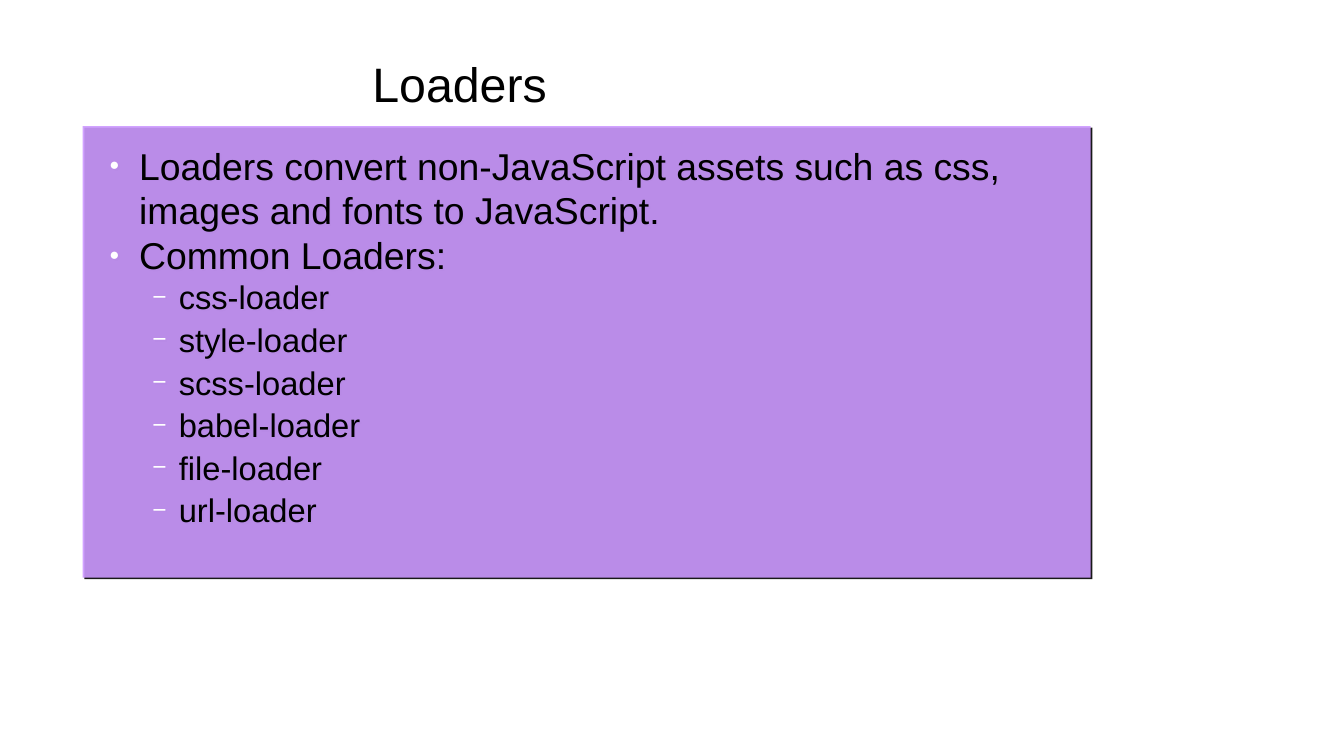
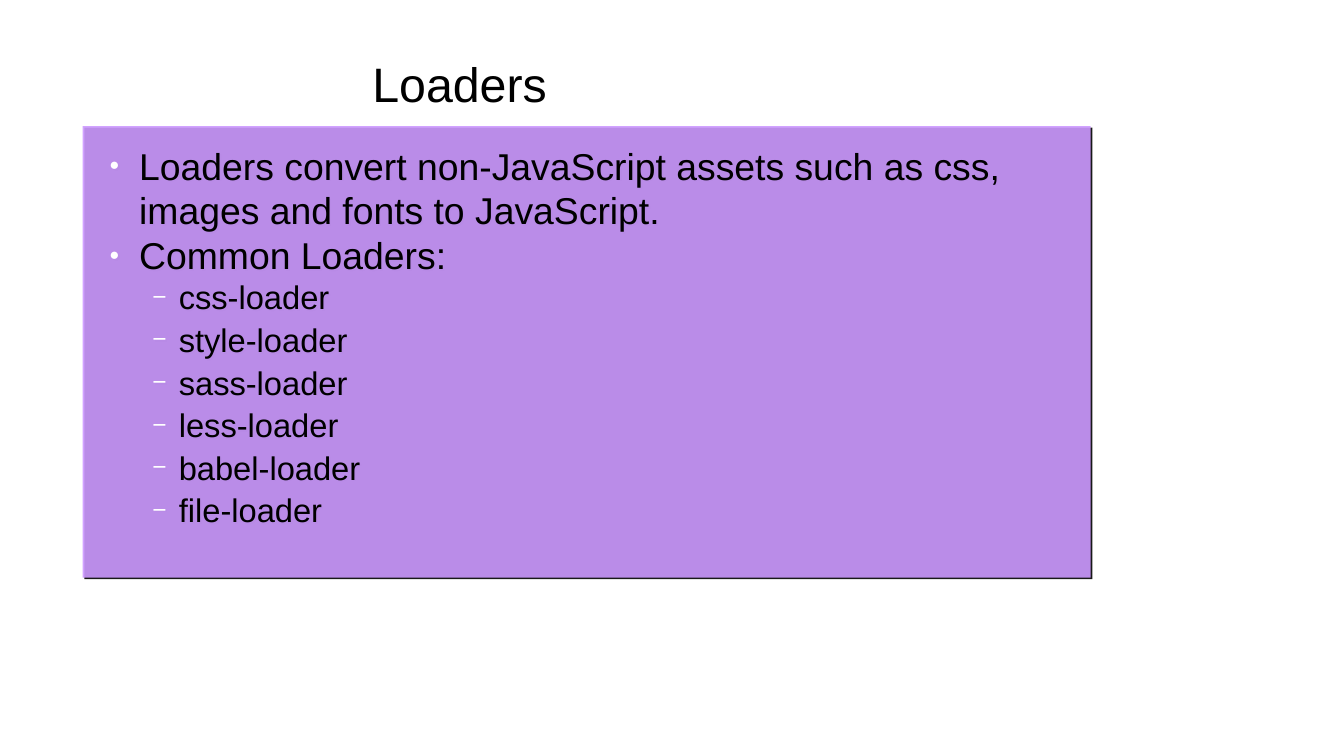
Before and after one commit to gharley/webpack-presi, a slide deck: slide 18 of webpack.odp (slide 7 before the commit). Drawn at 1344x756 pixels with LibreOffice and Linux fonts; fonts in the diff are those of the drawing; background and template pictures are left out. Boxes give left, top, right and bottom in pixels: in the first picture for what was removed or moved away, otherwise in the second. Text is boxed around its words. In the diff, an @@ line names an element or a change of style, - is before the commit and + after.

```diff
--- a/webpack.odp
+++ b/webpack.odp
@@ text at [179, 371, 348, 438]: text changed @@
-  − scss-loader
+  − sass-loader
+  − less-loader
@@ text at [179, 498, 317, 523]: paragraph removed @@
-  − url-loader
```
Also in this commit, not shown: 3 other slides changed, 11 slides added, 5 other files.
